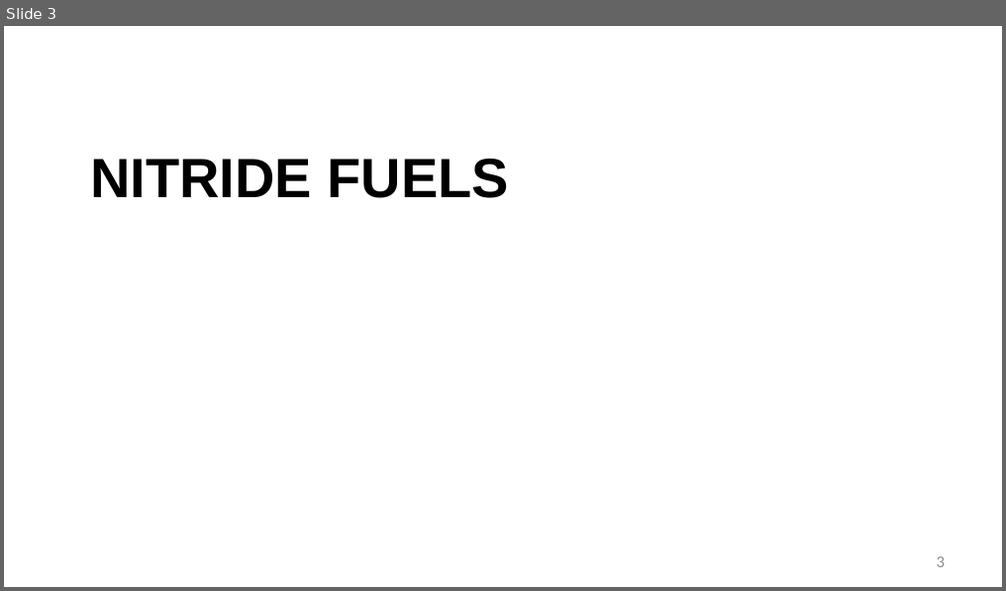
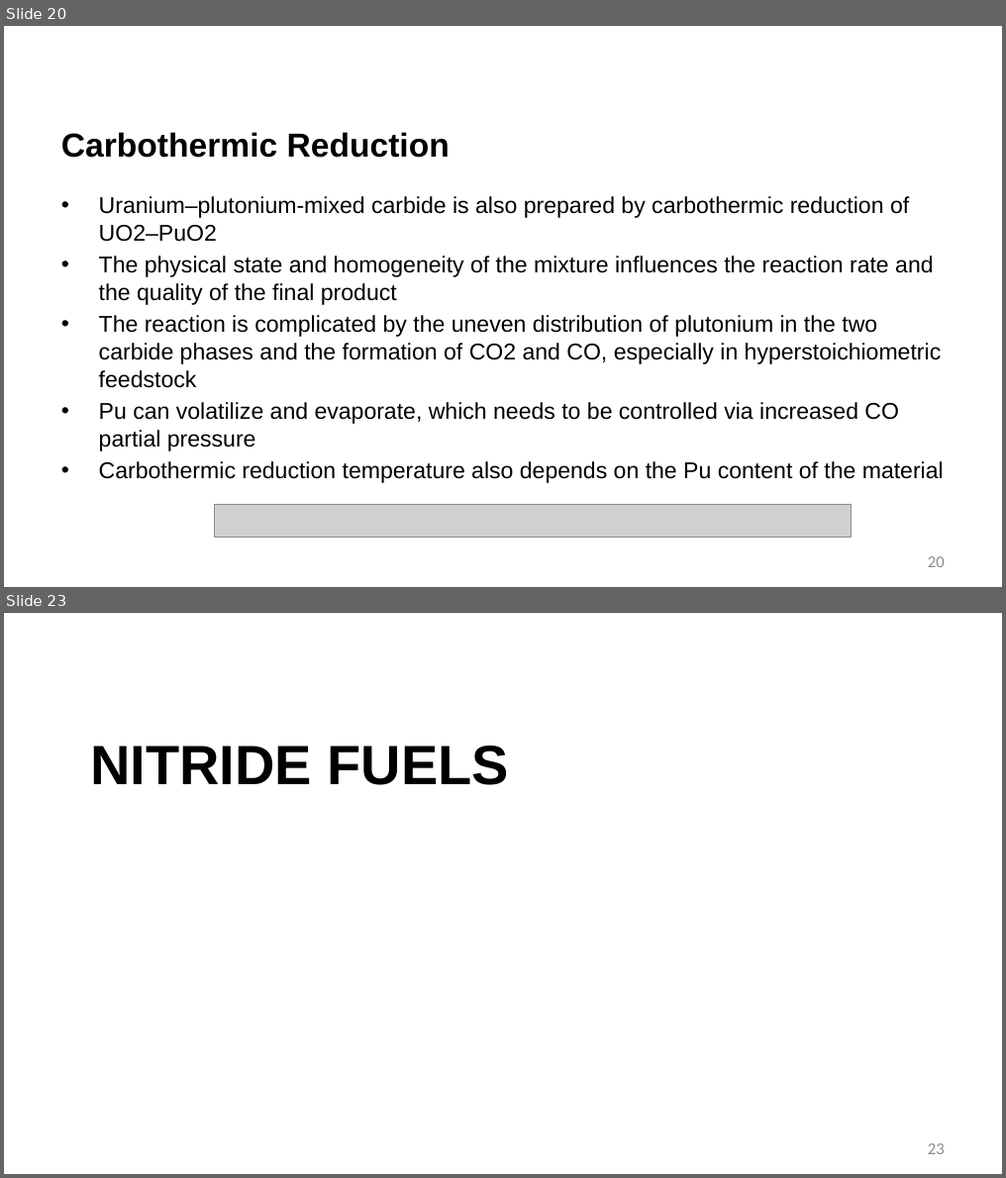
Before and after one commit to benbeeler/TEACHING, a slide deck: Advanced Reactor Materials/Fall2025/Lec16_carbide_nitride.pptx. Shown one above the other, each under a label of ours: slide 3 before the commit, slides 20 and 23 after it; the slides between them are not shown. The pictures are 1006x591 and 1006x1178 pixels, drawn with LibreOffice and Linux fonts; fonts in the diff are those of the drawing; grey boxes stand for pictures; background and template pictures are left out. Boxes give left, top, right and bottom in pixels: in the first picture for what was removed or moved away, otherwise in the second. Text is boxed around its words. In the diff, an @@ line names an element or a change of style, - is before the commit and + after.

```diff
--- a/Advanced Reactor Materials/Fall2025/Lec16_carbide_nitride.pptx
+++ b/Advanced Reactor Materials/Fall2025/Lec16_carbide_nitride.pptx
@@ slide 20 added at [4, 26, 1002, 587], background #FFFFFF @@
@@ title added at [61, 132, 450, 158], 32 pt, text #000000, bold @@
+Carbothermic Reduction
@@ text added at [99, 196, 944, 483], 22 pt, text #000000 @@
+• Uranium–plutonium-mixed carbide is also prepared by carbothermic reduction of UO2–PuO2
+• The physical state and homogeneity of the mixture influences the reaction rate and the quality of the final product
+• The reaction is complicated by the uneven distribution of plutonium in the two carbide phases and the formation of CO2 and CO, especially in hyperstoichiometric feedstock
+• Pu can volatilize and evaporate, which needs to be controlled via increased CO partial pressure
+• Carbothermic reduction temperature also depends on the Pu content of the material
@@ picture added at [214, 504, 850, 537] @@
@@ page number added at [928, 557, 944, 568], 16 pt, text #8C8C8C @@
+20
@@ what was slide 3 is now slide 23 @@
@@ page number at [928, 1144, 944, 1155]: text changed @@
-3
+23
```
Also in this commit, not shown: 2 slides changed, 18 other slides added, 7 slides removed, 15 other files.
